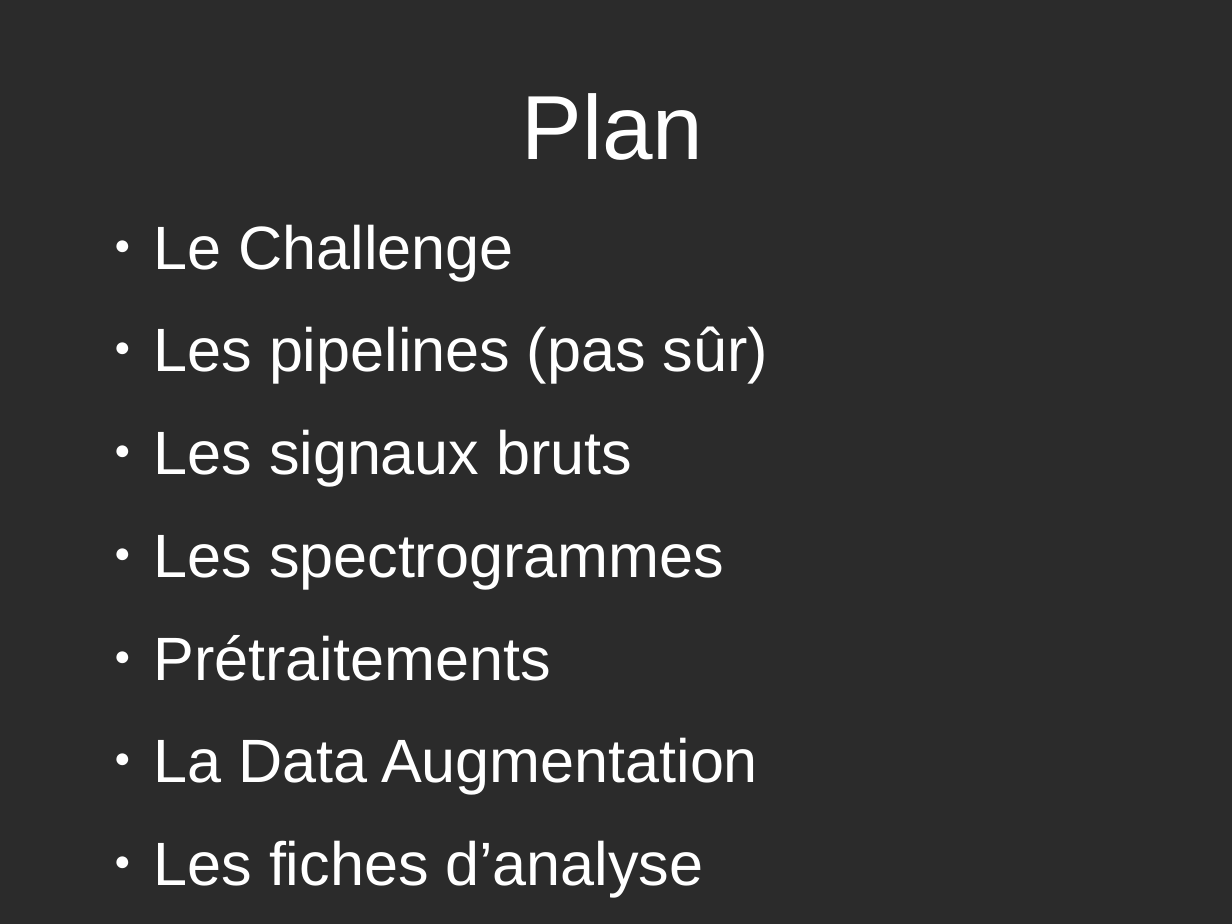
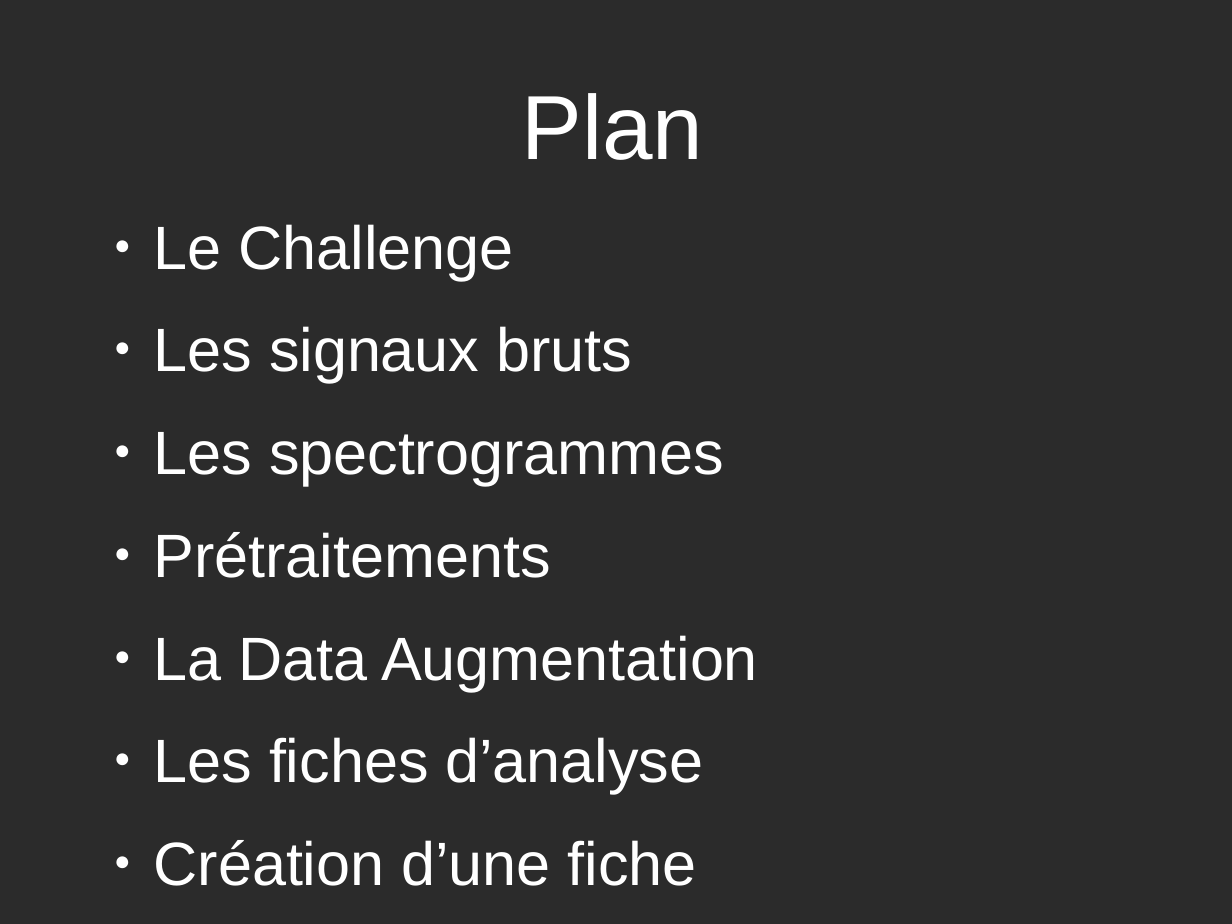
Before and after one commit to aarekion/rapportm1, a slide deck: slide 2 of Soutenance de stage Alexis/Soutenance Alexis 2020.odp. Drawn at 1232x924 pixels with LibreOffice and Linux fonts; fonts in the diff are those of the drawing; background and template pictures are left out; a plain dark background stands for a picture behind light text. Boxes give left, top, right and bottom in pixels: in the first picture for what was removed or moved away, otherwise in the second. Text is boxed around its words. In the diff, an @@ line names an element or a change of style, - is before the commit and + after.

```diff
--- a/Soutenance de stage Alexis/Soutenance Alexis 2020.odp
+++ b/Soutenance de stage Alexis/Soutenance Alexis 2020.odp
@@ text at [154,326,768,383]: paragraph removed @@
-● Les pipelines (pas sûr)
@@ text at [154,840,697,886]: paragraph added @@
+● Création d’une fiche
```
Also in this commit, not shown: 1 other slide changed, 1 slide added, 1 slide removed, 2 other files.
